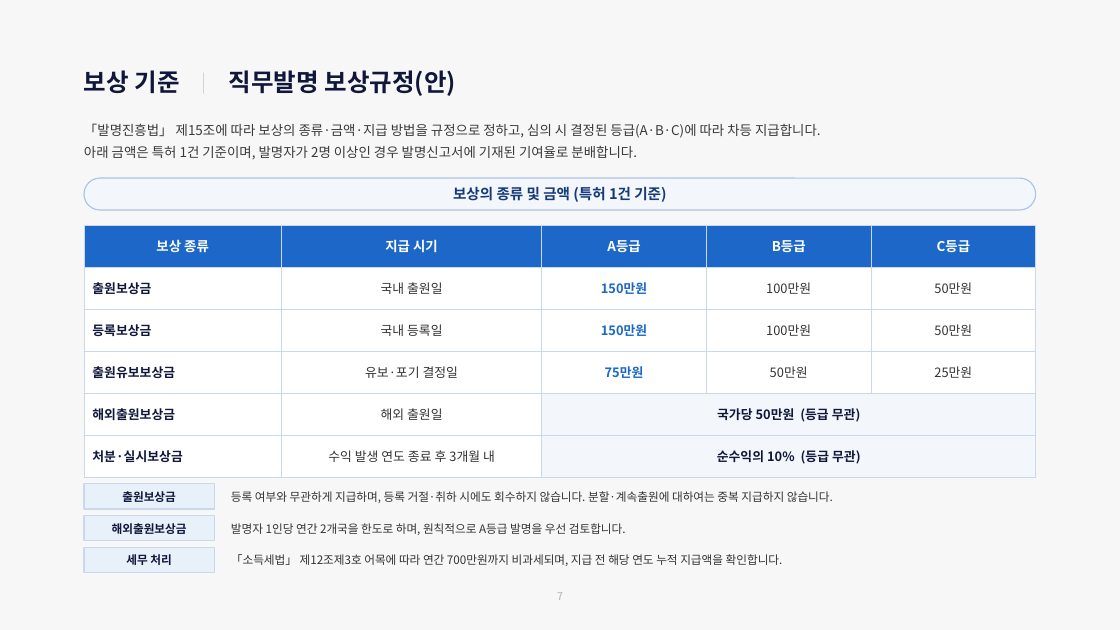
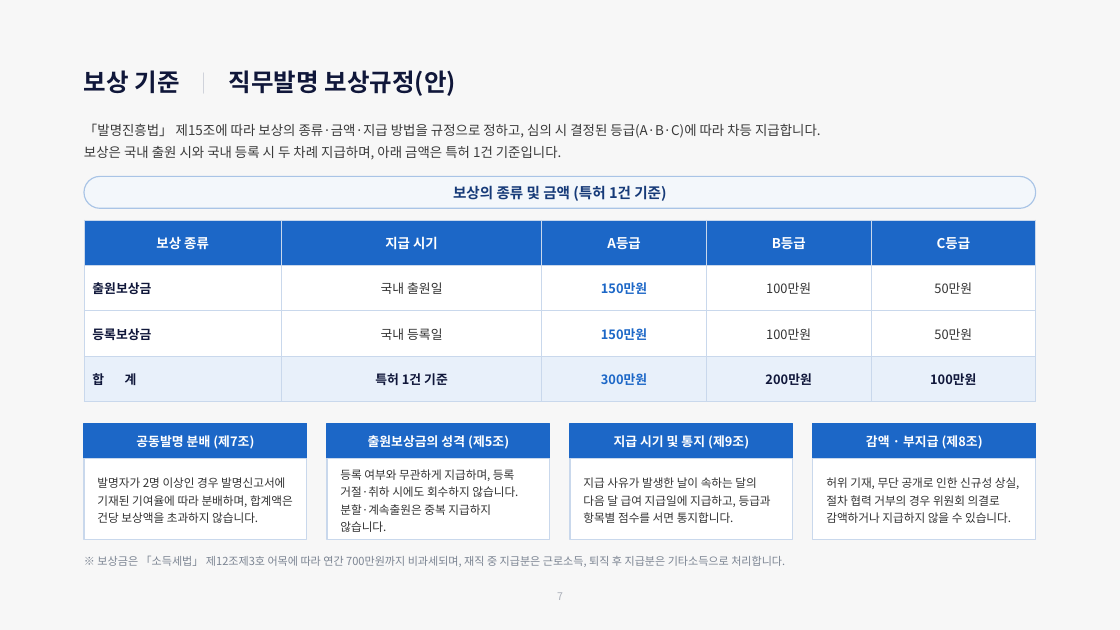
Before and after one commit to yellowCornSalad/chamyeoyul, a slide deck: slide 8 of docs/patent-committee/특허심의위원회_설치운영안_보고.pptx. Drawn at 1120x630 pixels with LibreOffice and Linux fonts; fonts in the diff are those of the drawing. Boxes give left, top, right and bottom in pixels: in the first picture for what was removed or moved away, otherwise in the second. Text is boxed around its words. In the diff, an @@ line names an element or a change of style, - is before the commit and + after.

```diff
--- a/docs/patent-committee/특허심의위원회_설치운영안_보고.pptx
+++ b/docs/patent-committee/특허심의위원회_설치운영안_보고.pptx
@@ text at (x1=84, y1=146, x2=562, y2=160): text changed @@
-아래 금액은 특허 1건 기준이며, 발명자가 2명 이상인 경우 발명신고서에 기재된 기여율로 분배합니다.
+보상은 국내 출원 시와 국내 등록 시 두 차례 지급하며, 아래 금액은 특허 1건 기준입니다.
@@ table at (x1=84, y1=220, x2=1036, y2=389) @@
-row 4: 출원유보보상금 | 유보·포기 결정일 | 75만원 | 50만원 | 25만원
-row 5: 해외출원보상금 | 해외 출원일 | 국가당 50만원 (등급 무관) |  | 
-row 6: 처분·실시보상금 | 수익 발생 연도 종료 후 3개월 내 | 순수익의 10% (등급 무관) |  | 
+row 4: 합 계 | 특허 1건 기준 | 300만원 | 200만원 | 100만원
@@ table resized from (x1=84, y1=225, x2=1036, y2=468) to (x1=84, y1=220, x2=1036, y2=389) @@
@@ rectangle resized from (x1=84, y1=484, x2=214, y2=509) to (x1=84, y1=423, x2=307, y2=459) @@
@@ rectangle at (x1=84, y1=423, x2=307, y2=459): fill #E8F0FA to #1C67C7; outline #C9D8EC 1 pt to #1C67C7 1 pt @@
@@ text added at (x1=136, y1=435, x2=254, y2=449), 11 pt, text #FFFFFF, bold @@
+공동발명 분배 (제7조)
@@ rectangle added at (x1=327, y1=423, x2=549, y2=459), fill #1C67C7, outline #1C67C7 1 pt @@
@@ text at (x1=368, y1=435, x2=509, y2=449): text changed; size 10 to 11 pt; text colour #10173A to #FFFFFF @@
-출원보상금
+출원보상금의 성격 (제5조)
@@ rectangle added at (x1=571, y1=423, x2=793, y2=459), fill #1C67C7, outline #1C67C7 1 pt @@
@@ text added at (x1=614, y1=435, x2=749, y2=449), 11 pt, text #FFFFFF, bold @@
+지급 시기 및 통지 (제9조)
@@ rectangle added at (x1=813, y1=423, x2=1036, y2=459), fill #1C67C7, outline #1C67C7 1 pt @@
@@ text added at (x1=866, y1=435, x2=983, y2=449), 11 pt, text #FFFFFF, bold @@
+감액 · 부지급 (제8조)
@@ rectangle added at (x1=84, y1=459, x2=307, y2=539), fill #FFFFFF, outline #C9D8EC 1 pt @@
@@ text added at (x1=97, y1=477, x2=293, y2=523), 10 pt, text #333333 @@
+발명자가 2명 이상인 경우 발명신고서에 기재된 기여율에 따라 분배하며, 합계액은 건당 보상액을 초과하지 않습니다.
@@ rectangle resized from (x1=84, y1=548, x2=214, y2=573) to (x1=327, y1=459, x2=549, y2=539) @@
@@ rectangle at (x1=327, y1=459, x2=549, y2=539): fill #E8F0FA to #FFFFFF @@
@@ text at (x1=340, y1=469, x2=518, y2=532): text changed @@
-등록 여부와 무관하게 지급하며, 등록 거절·취하 시에도 회수하지 않습니다. 분할·계속출원에 대하여는 중복 지급하지 않습니다.
+등록 여부와 무관하게 지급하며, 등록 거절·취하 시에도 회수하지 않습니다. 분할·계속출원은 중복 지급하지 않습니다.
@@ rectangle added at (x1=571, y1=459, x2=793, y2=539), fill #FFFFFF, outline #C9D8EC 1 pt @@
@@ text added at (x1=583, y1=477, x2=771, y2=523), 10 pt, text #333333 @@
+지급 사유가 발생한 날이 속하는 달의 다음 달 급여 지급일에 지급하고, 등급과 항목별 점수를 서면 통지합니다.
@@ rectangle added at (x1=813, y1=459, x2=1036, y2=539), fill #FFFFFF, outline #C9D8EC 1 pt @@
@@ text added at (x1=826, y1=477, x2=1020, y2=523), 10 pt, text #333333 @@
+허위 기재, 무단 공개로 인한 신규성 상실, 절차 협력 거부의 경우 위원회 의결로 감액하거나 지급하지 않을 수 있습니다.
@@ rectangle removed at (x1=84, y1=516, x2=214, y2=541) @@
@@ text removed at (x1=112, y1=523, x2=187, y2=534) @@
-해외출원보상금
@@ text removed at (x1=231, y1=523, x2=626, y2=535) @@
-발명자 1인당 연간 2개국을 한도로 하며, 원칙적으로 A등급 발명을 우선 검토합니다.
@@ text at (x1=97, y1=555, x2=785, y2=567): text changed; size 10 to 9.5 pt; text colour #333333 to #7B8492 @@
-「소득세법」 제12조제3호 어목에 따라 연간 700만원까지 비과세되며, 지급 전 해당 연도 누적 지급액을 확인합니다.
+※ 보상금은 「소득세법」 제12조제3호 어목에 따라 연간 700만원까지 비과세되며, 재직 중 지급분은 근로소득, 퇴직 후 지급분은 기타소득으로 처리합니다.
@@ text removed at (x1=126, y1=554, x2=171, y2=565) @@
-세무 처리
```
Also in this commit, not shown: 1 other slide changed, 2 other files.
